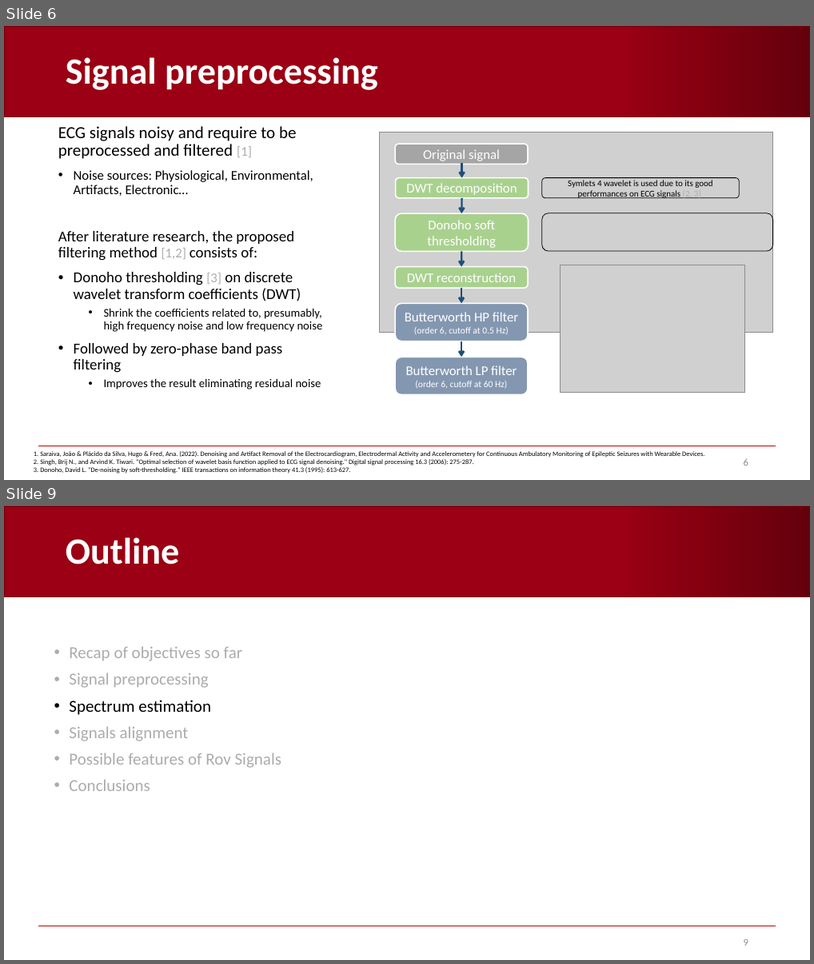
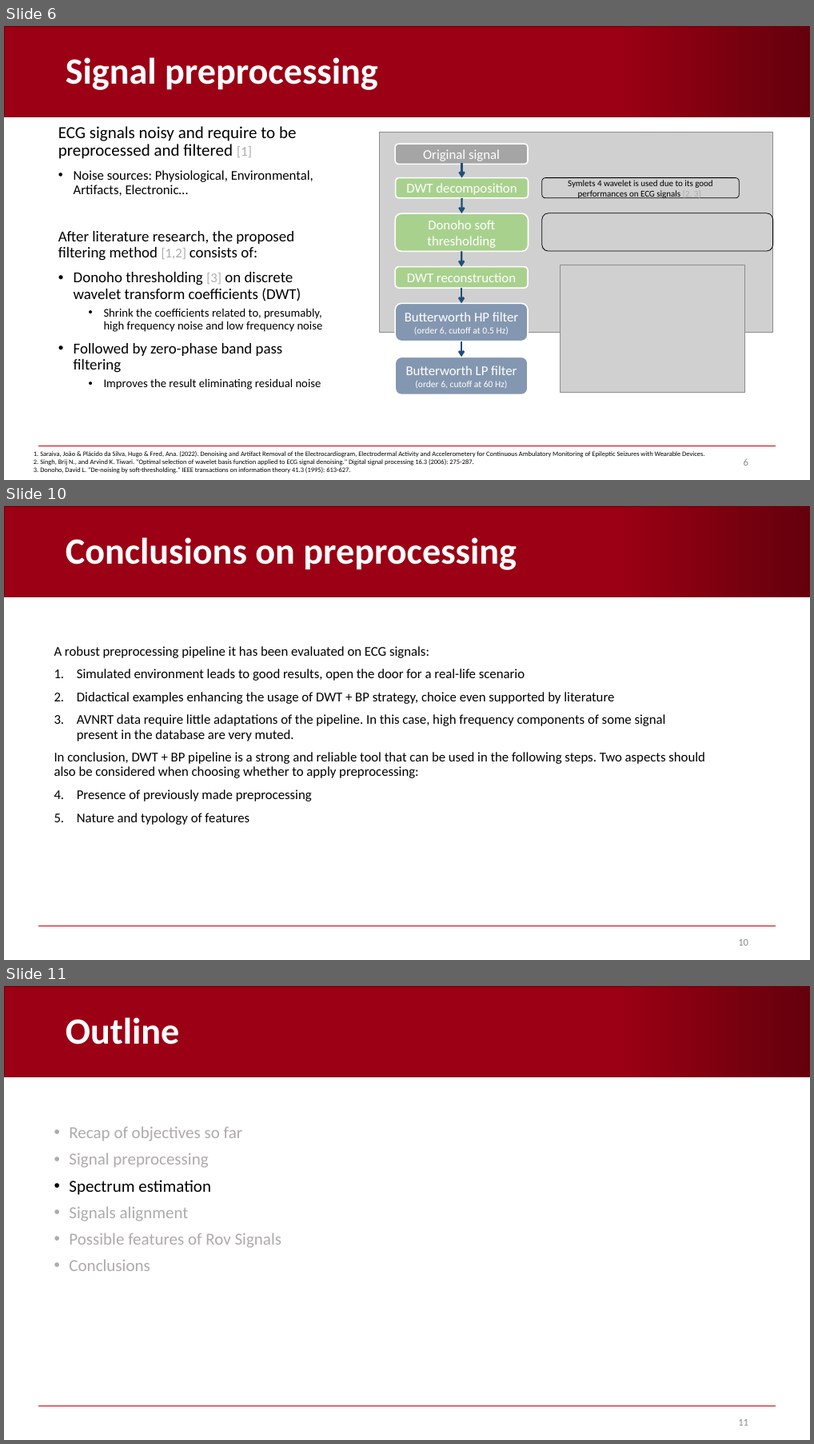
Before and after one commit to AndreaCorrado00/Tesi_magistrale_Corrado_Andrea, a slide deck: Documentation/4. Recap filters-spectrum-alignment .pptx. Shown one above the other, each under a label of ours: slides 6 and 9 before the commit, slides 6, 10 and 11 after it; the slides between them are not shown. The pictures are 814x964 and 814x1444 pixels, drawn with LibreOffice and Linux fonts; fonts in the diff are those of the drawing; grey boxes stand for pictures; background and template pictures are left out. Boxes give left, top, right and bottom in pixels: in the first picture for what was removed or moved away, otherwise in the second. Text is boxed around its words. In the diff, an @@ line names an element or a change of style, - is before the commit and + after.

```diff
--- a/Documentation/4. Recap filters-spectrum-alignment .pptx
+++ b/Documentation/4. Recap filters-spectrum-alignment .pptx
@@ slide 10 added at (x1=4, y1=506, x2=810, y2=960), background #FFFFFF; not listed: 2 template elements that a slide beside it also shows @@
@@ title added at (x1=66, y1=537, x2=517, y2=570), 44 pt, text #FFFFFF, bold @@
+Conclusions on preprocessing
@@ text added at (x1=54, y1=646, x2=706, y2=824), 16 pt, text #000000 @@
+A robust preprocessing pipeline it has been evaluated on ECG signals:
+1. Simulated environment leads to good results, open the door for a real-life scenario
+2. Didactical examples enhancing the usage of DWT + BP strategy, choice even supported by literature
+3. AVNRT data require little adaptations of the pipeline. In this case, high frequency components of some signal present in the database are very muted.
+In conclusion, DWT + BP pipeline is a strong and reliable tool that can be used in the following steps. Two aspects should also be considered when choosing whether to apply preprocessing:
+1. Presence of previously made preprocessing
+2. Nature and typology of features
@@ page number added at (x1=738, y1=939, x2=749, y2=945), 12 pt, text #8C8C8C @@
+10
@@ what was slide 9 is now slide 11 @@
@@ page number at (x1=738, y1=1419, x2=749, y2=1425): text changed @@
-9
+11
```
Also in this commit, not shown: 9 slides changed, 1 other slide added, 2 other files.
